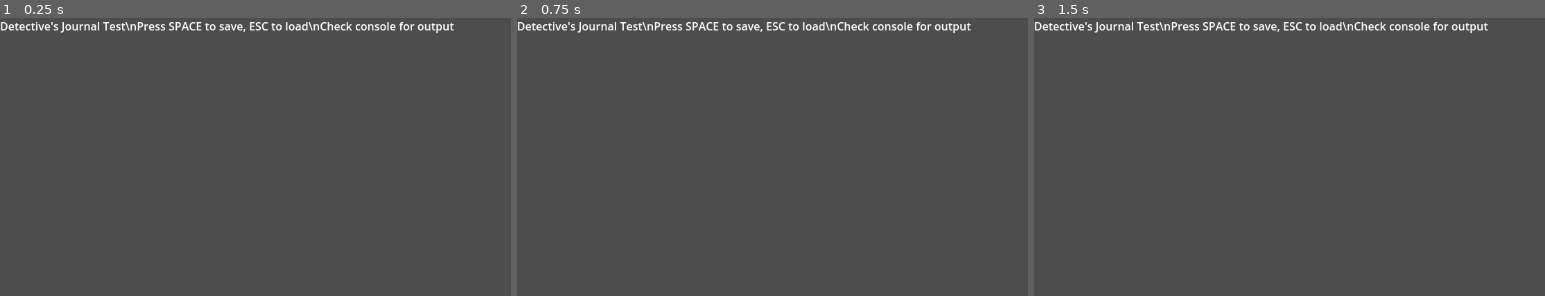
Above: before the commit, frames 1-3 (left to right).
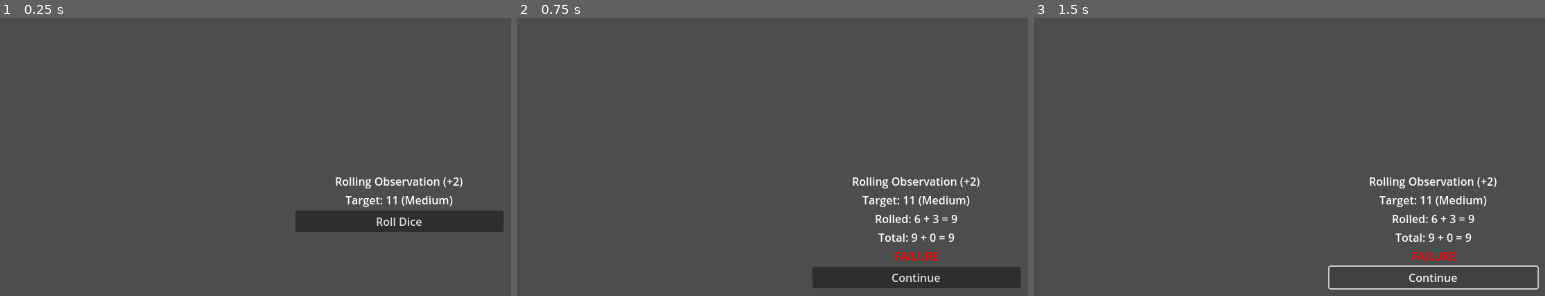
Above: after the commit, the same moments.

Repository: odhranhardy/detectivesjournal
Game: Godot game, scene res://scenes/ui/DiceRoll.tscn
Two runs of this game, one before a commit and one after it. Both use one fixed random seed, a clock stepped at 60 frames per second and the inputs below. This scene is started directly instead of the project's main scene.
Inputs (mouse positions are in pixels of both pictures, inside the frame that each line leads up to):
- Up to frame 1 (0.25 s): no input
- Up to frame 2 (0.75 s): click (915, 220) at 0.5 s, where only the run after the commit has a clickable "Roll Dice"
- Up to frame 3 (1.5 s): click (1432, 276) at 1.25 s, where only the run after the commit has a clickable "Continue"

The runs differ from the first frame. In frame 1, 5.2% of the frame differs, in the area x 0-99%, y 1-77%; in frame 2, 5.8%, in the area x 0-99%, y 1-98%; in frame 3, 3.6%.

Commit message:
feat: implement dice rolling system with UI and test scene
Co-authored-by: aider (openrouter/anthropic/claude-sonnet-4) <aider@aider.chat>

Diff:
--- a/scenes/ui/DiceRoll.tscn
+++ b/scenes/ui/DiceRoll.tscn
@@ -1,17 +1,62 @@
 [gd_scene load_steps=2 format=3 uid="uid://briyp4rbn00e6"]
 
-[ext_resource type="Script" uid="uid://dpxohbcuv82ag" path="res://scripts/main.gd" id="1_5dwo8"]
+[ext_resource type="Script" path="res://scripts/ui/DiceRoll.gd" id="1_dice_script"]
 
-[node name="Main" type="Node2D"]
-script = ExtResource("1_5dwo8")
+[node name="DiceRoll" type="Control"]
+layout_mode = 3
+anchors_preset = 15
+anchor_right = 1.0
+anchor_bottom = 1.0
+script = ExtResource("1_dice_script")
 
-[node name="Label" type="Label" parent="."]
-offset_right = 40.0
-offset_bottom = 23.0
-text = "Detective's Journal Test\\nPress SPACE to save, ESC to load\\nCheck console for output"
+[node name="VBoxContainer" type="VBoxContainer" parent="."]
+layout_mode = 1
+anchors_preset = 8
+anchor_left = 0.5
+anchor_top = 0.5
+anchor_right = 0.5
+anchor_bottom = 0.5
+offset_left = -150.0
+offset_top = -100.0
+offset_right = 150.0
+offset_bottom = 100.0
 
-[node name="DiceRoll" type="Control" parent="."]
-layout_mode = 3
-anchors_preset = 0
-offset_right = 40.0
-offset_bottom = 40.0
+[node name="SkillLabel" type="Label" parent="VBoxContainer"]
+layout_mode = 2
+text = "Rolling Observation (+2)"
+horizontal_alignment = 1
+
+[node name="DifficultyLabel" type="Label" parent="VBoxContainer"]
+layout_mode = 2
+text = "Target: 11 (Medium)"
+horizontal_alignment = 1
+
+[node name="RollButton" type="Button" parent="VBoxContainer"]
+layout_mode = 2
+text = "Roll Dice"
+
+[node name="ResultContainer" type="VBoxContainer" parent="VBoxContainer"]
+layout_mode = 2
+
+[node name="DiceResultLabel" type="Label" parent="VBoxContainer/ResultContainer"]
+layout_mode = 2
+text = ""
+horizontal_alignment = 1
+
+[node name="TotalLabel" type="Label" parent="VBoxContainer/ResultContainer"]
+layout_mode = 2
+text = ""
+horizontal_alignment = 1
+
+[node name="OutcomeLabel" type="Label" parent="VBoxContainer/ResultContainer"]
+layout_mode = 2
+text = ""
+horizontal_alignment = 1
+
+[node name="ContinueButton" type="Button" parent="VBoxContainer"]
+layout_mode = 2
+text = "Continue"
+visible = false
+
+[connection signal="pressed" from="VBoxContainer/RollButton" to="." method="_on_roll_button_pressed"]
+[connection signal="pressed" from="VBoxContainer/ContinueButton" to="." method="_on_continue_button_pressed"]
--- /dev/null
+++ b/scenes/ui/DiceTest.tscn
@@ -0,0 +1,46 @@
+[gd_scene load_steps=2 format=3 uid="uid://test_dice_scene"]
+
+[ext_resource type="PackedScene" uid="uid://briyp4rbn00e6" path="res://scenes/ui/DiceRoll.tscn" id="1_dice_scene"]
+
+[node name="DiceTest" type="Control"]
+layout_mode = 3
+anchors_preset = 15
+anchor_right = 1.0
+anchor_bottom = 1.0
+
+[node name="VBoxContainer" type="VBoxContainer" parent="."]
+layout_mode = 1
+anchors_preset = 8
+anchor_left = 0.5
+anchor_top = 0.5
+anchor_right = 0.5
+anchor_bottom = 0.5
+offset_left = -100.0
+offset_top = -150.0
+offset_right = 100.0
+offset_bottom = 150.0
+
+[node name="Title" type="Label" parent="VBoxContainer"]
+layout_mode = 2
+text = "Dice Rolling Test"
+horizontal_alignment = 1
+
+[node name="ObservationButton" type="Button" parent="VBoxContainer"]
+layout_mode = 2
+text = "Test Observation Roll"
+
+[node name="RhetoricButton" type="Button" parent="VBoxContainer"]
+layout_mode = 2
+text = "Test Rhetoric Roll"
+
+[node name="HardButton" type="Button" parent="VBoxContainer"]
+layout_mode = 2
+text = "Test Hard Roll"
+
+[node name="DiceRollInstance" parent="." instance=ExtResource("1_dice_scene")]
+visible = false
+
+[connection signal="pressed" from="VBoxContainer/ObservationButton" to="." method="_on_observation_button_pressed"]
+[connection signal="pressed" from="VBoxContainer/RhetoricButton" to="." method="_on_rhetoric_button_pressed"]
+[connection signal="pressed" from="VBoxContainer/HardButton" to="." method="_on_hard_button_pressed"]
+[connection signal="dice_roll_complete" from="DiceRollInstance" to="." method="_on_dice_roll_complete"]
--- /dev/null
+++ b/scripts/ui/DiceRoll.gd
@@ -0,0 +1,86 @@
+extends Control
+
+signal dice_roll_complete(success: bool, total: int)
+
+@onready var skill_label = $VBoxContainer/SkillLabel
+@onready var difficulty_label = $VBoxContainer/DifficultyLabel
+@onready var roll_button = $VBoxContainer/RollButton
+@onready var dice_result_label = $VBoxContainer/ResultContainer/DiceResultLabel
+@onready var total_label = $VBoxContainer/ResultContainer/TotalLabel
+@onready var outcome_label = $VBoxContainer/ResultContainer/OutcomeLabel
+@onready var continue_button = $VBoxContainer/ContinueButton
+
+var skill_name: String = ""
+var skill_modifier: int = 0
+var target_difficulty: int = 11
+var roll_result: int = 0
+var total_result: int = 0
+var success: bool = false
+
+func _ready():
+	# Hide result elements initially
+	dice_result_label.visible = false
+	total_label.visible = false
+	outcome_label.visible = false
+
+func setup_roll(skill: String, modifier: int, difficulty: int):
+	"""Setup the dice roll with skill, modifier, and target difficulty"""
+	skill_name = skill
+	skill_modifier = modifier
+	target_difficulty = difficulty
+
+	# Update UI labels
+	skill_label.text = "Rolling %s (+%d)" % [skill.capitalize(), modifier]
+
+	var difficulty_text = ""
+	if difficulty <= 10:
+		difficulty_text = "Easy"
+	elif difficulty <= 13:
+		difficulty_text = "Medium"
+	else:
+		difficulty_text = "Hard"
+
+	difficulty_label.text = "Target: %d (%s)" % [difficulty, difficulty_text]
+
+	# Reset UI state
+	roll_button.visible = true
+	continue_button.visible = false
+	dice_result_label.visible = false
+	total_label.visible = false
+	outcome_label.visible = false
+
+func _on_roll_button_pressed():
+	"""Handle the dice roll when button is pressed"""
+	# Roll 2d6
+	var die1 = randi() % 6 + 1
+	var die2 = randi() % 6 + 1
+	roll_result = die1 + die2
+	total_result = roll_result + skill_modifier
+	success = total_result >= target_difficulty
+
+	# Update UI with results
+	dice_result_label.text = "Rolled: %d + %d = %d" % [die1, die2, roll_result]
+	total_label.text = "Total: %d + %d = %d" % [roll_result, skill_modifier, total_result]
+
+	if success:
+		outcome_label.text = "SUCCESS!"
+		outcome_label.modulate = Color.GREEN
+	else:
+		outcome_label.text = "FAILURE"
+		outcome_label.modulate = Color.RED
+
+	# Show results and continue button
+	dice_result_label.visible = true
+	total_label.visible = true
+	outcome_label.visible = true
+	roll_button.visible = false
+	continue_button.visible = true
+
+	print("Dice Roll - %s: %d+%d=%d vs %d - %s" % [
+		skill_name, roll_result, skill_modifier, total_result,
+		target_difficulty, "SUCCESS" if success else "FAILURE"
+	])
+
+func _on_continue_button_pressed():
+	"""Handle continue button press and emit completion signal"""
+	dice_roll_complete.emit(success, total_result)
--- /dev/null
+++ b/scripts/ui/DiceTest.gd
@@ -0,0 +1,35 @@
+extends Control
+
+@onready var dice_roll = $DiceRollInstance
+@onready var test_buttons = $VBoxContainer
+
+func _on_observation_button_pressed():
+	"""Test an Observation roll (Medium difficulty)"""
+	var observation_modifier = GameManager.get_skill_modifier("observation")
+	dice_roll.setup_roll("observation", observation_modifier, 11)
+	_show_dice_roll()
+
+func _on_rhetoric_button_pressed():
+	"""Test a Rhetoric roll (Easy difficulty)"""
+	var rhetoric_modifier = GameManager.get_skill_modifier("rhetoric")
+	dice_roll.setup_roll("rhetoric", rhetoric_modifier, 8)
+	_show_dice_roll()
+
+func _on_hard_button_pressed():
+	"""Test a Hard roll (Hard difficulty)"""
+	var observation_modifier = GameManager.get_skill_modifier("observation")
+	dice_roll.setup_roll("observation", observation_modifier, 14)
+	_show_dice_roll()
+
+func _show_dice_roll():
+	"""Show the dice rolling interface"""
+	test_buttons.visible = false
+	dice_roll.visible = true
+
+func _on_dice_roll_complete(success: bool, total: int):
+	"""Handle dice roll completion"""
+	print("Test completed - Success: %s, Total: %d" % [success, total])
+
+	# Return to test menu
+	dice_roll.visible = false
+	test_buttons.visible = true
